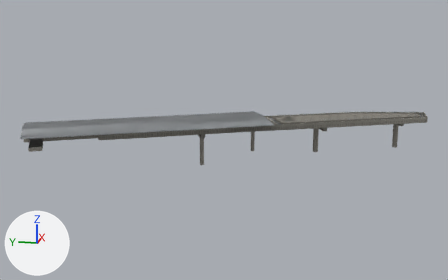
Renders of the glTF model sfo3d/data/buildings3d/lsu_airtrain_-6_-5.glb from each side of a commit.
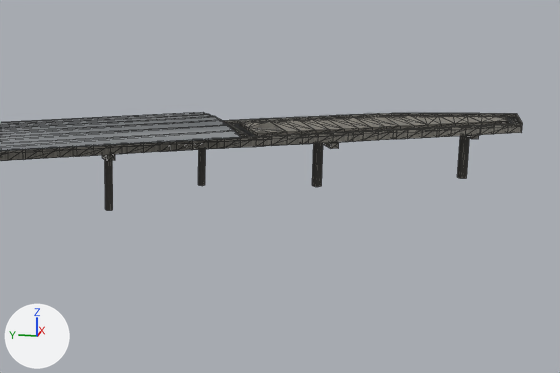
Each version is shown whole from a 50 mm lens placed at (-2450.9, 1717.4, 77.7), pointed at (-2191.7, 1769.3, 12.9), then close up on the part from 32% to 100% of the width and 18% to 91% of the height. The lights are fixed; the arrows at lower left show +X, +Y and +Z. The first two pictures are the older version. The close-ups show mesh edges as thin lines. Where no turn or scale is listed for an object, it has been applied to the vertices. Vertices at exactly the same position are counted once.

Names of what the first close-up shows: 'L0_airtrain_-6_-5_deck', 'L0_airtrain_-6_-5_piers', 'L0_airtrain_-6_-5_track', 'L1_airtrain_-6_-5_piers', 'L1_airtrain_-6_-5_track', 'L2_airtrain_-6_-5' and 1 more.
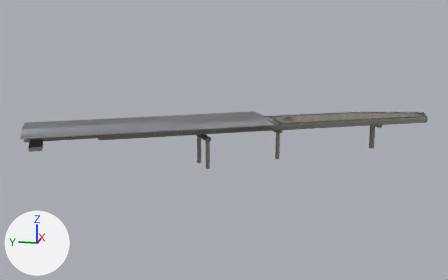
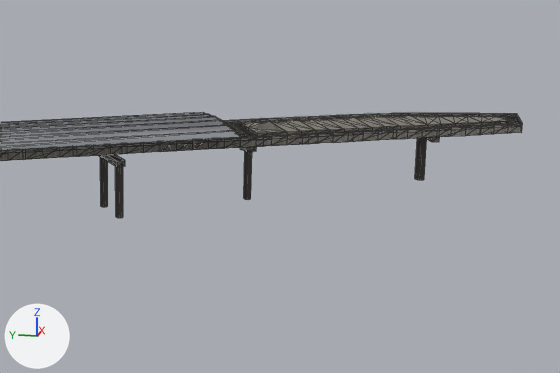
Patch to the scene script:
```diff
--- a/sfo3d/data/buildings3d/lsu_airtrain_-6_-5.glb.py
+++ b/sfo3d/data/buildings3d/lsu_airtrain_-6_-5.glb.py
@@ me_l0_airtrain__6__5_piers @@
-me_l0_airtrain__6__5_piers.from_pydata(...)  # 112 vertices, 120 faces; spans x -28.3..28.3, y -44.4..44.4, z 0.0..13.6
+me_l0_airtrain__6__5_piers.from_pydata(...)  # 104 vertices, 112 faces; spans x -29.9..29.9, y -40.1..40.1, z 0.0..13.6
+# me_l0_airtrain__6__5_piers part 1: the loose piece of 20 vertices spanning x -0.2..1.5, y 23.7..25.5, z 0.0..12.3 is moved by (-7.4, -18.8, 0.0)
+# me_l0_airtrain__6__5_piers part 2: the loose piece of 8 vertices spanning x -1.5..2.7, y 22.9..26.4, z 12.2..13.6 is turned 19.8 degrees about the z axis through its middle, then moved by (-7.4, -18.8, -0.1)
+# me_l0_airtrain__6__5_piers part 3: the loose piece of 20 vertices spanning x 20.5..22.8, y -42.6..-40.2, z 0.0..11.9 is moved by (-0.4, 5.2, 0.0)
+# me_l0_airtrain__6__5_piers part 4: the loose piece of 20 vertices spanning x -27.2..-25.5, y 41.7..43.5, z 0.0..12.3 is moved by (6.2, -4.0, 0.0)
+# me_l0_airtrain__6__5_piers part 5: the loose piece of 20 vertices spanning x 4.5..6.8, y -5.6..-3.2, z 0.0..12.1 is scaled about its middle by (0.75, 0.75, 1.02), then moved by (-33.9, 37.4, 0.1)
+# me_l0_airtrain__6__5_piers part 6: the loose piece of 8 vertices spanning x -28.3..-24.5, y 40.9..44.4, z 12.2..13.6 is deleted
+# me_l0_airtrain__6__5_piers part 7: the loose piece of 8 vertices spanning x -4.2..15.4, y -9.7..1.0, z 12.0..13.4 is deleted
+# me_l0_airtrain__6__5_piers part 8: the loose piece of 8 vertices spanning x 15.0..28.3, y -44.4..-38.4, z 11.9..13.2 is deleted
+# me_l0_airtrain__6__5_piers part 9: 8 vertices added at x 12.6..29.9, y -40.1..-32.2, z 11.9..13.3
+# me_l0_airtrain__6__5_piers part 10: 8 vertices added at x -29.9..-18.6, y 31.5..40.1, z 12.2..13.6
 me_l0_airtrain__6__5_piers.materials.append(mat_guideway)
@@ me_l1_airtrain__6__5_piers @@
-me_l1_airtrain__6__5_piers.from_pydata(...)  # 80 vertices, 88 faces; spans x -28.3..28.3, y -44.4..44.4, z 0.0..13.6
+me_l1_airtrain__6__5_piers.from_pydata(...)  # 72 vertices, 80 faces; spans x -29.9..29.9, y -40.1..40.1, z 0.0..13.6
+# me_l1_airtrain__6__5_piers part 11: the loose piece of 12 vertices spanning x -0.2..1.4, y 23.7..25.5, z 0.0..12.3 is moved by (-7.4, -18.8, 0.0)
+# me_l1_airtrain__6__5_piers part 12: the loose piece of 12 vertices spanning x 20.6..22.7, y -42.6..-40.2, z 0.0..11.9 is moved by (-0.4, 5.2, 0.0)
+# me_l1_airtrain__6__5_piers part 13: the loose piece of 12 vertices spanning x -27.2..-25.6, y 41.7..43.5, z 0.0..12.3 is moved by (6.2, -4.0, 0.0)
+# me_l1_airtrain__6__5_piers part 14: the loose piece of 12 vertices spanning x 4.6..6.7, y -5.6..-3.2, z 0.0..12.1 is scaled about its middle by (0.75, 0.75, 1.02), then moved by (-33.9, 37.4, 0.1)
+# other edits to the shape of me_l1_airtrain__6__5_piers do not show in these pictures
 me_l1_airtrain__6__5_piers.materials.append(mat_guideway)
@@ me_l2_airtrain__6__5 @@
-me_l2_airtrain__6__5.from_pydata(...)  # 295 vertices, 541 faces; spans x -51.0..51.0, y -85.0..85.0, z 0.0..20.0
+me_l2_airtrain__6__5.from_pydata(...)  # 303 vertices, 553 faces; spans x -51.0..51.0, y -85.0..85.0, z 0.0..20.0
+# me_l2_airtrain__6__5 part 15: the loose piece of 8 vertices spanning x 24.0..26.0, y -36.0..-33.0, z 0.0..12.0 is moved by (-38.0, 43.0, 0.0)
+# me_l2_airtrain__6__5 part 16: 8 vertices added at x -14.0..-3.0, y 7.0..16.0, z 12.0..14.0
+# other edits to the shape of me_l2_airtrain__6__5 do not show in these pictures
 me_l2_airtrain__6__5.materials.append(mat_guideway_deck_c)
@@ ob_l0_airtrain__6__5_piers @@
 ob_l0_airtrain__6__5_piers = bpy.data.objects.new('L0_airtrain_-6_-5_piers', me_l0_airtrain__6__5_piers)
-ob_l0_airtrain__6__5_piers.location = (-2171.4, 1735.2, 3.0)
+ob_l0_airtrain__6__5_piers.location = (-2175.0, 1741.0, 3.0)
@@ ob_l1_airtrain__6__5_piers @@
 ob_l1_airtrain__6__5_piers = bpy.data.objects.new('L1_airtrain_-6_-5_piers', me_l1_airtrain__6__5_piers)
-ob_l1_airtrain__6__5_piers.location = (-2171.4, 1735.2, 3.0)
+ob_l1_airtrain__6__5_piers.location = (-2175.0, 1741.0, 3.0)
```

Boxes (x1, y1, x2, y2) around the edits, measured in the close-ups (560 x 373 px; the box of a moved part takes in the faces that stretch with it):
'L2_airtrain_-6_-5', reshaped: before (0, 113, 523, 187); after (0, 113, 523, 207)
'L0_airtrain_-6_-5_piers', reshaped, moved (10% narrower, 8% taller): before (102, 135, 479, 210); after (100, 137, 440, 218)
'L1_airtrain_-6_-5_piers', reshaped, moved (10% narrower): before (106, 136, 468, 210); after (101, 138, 425, 213)
part 1 of me_l0_airtrain__6__5_piers, moved or reshaped: before (198, 149, 206, 186); after (244, 151, 252, 200)
part 2 of me_l0_airtrain__6__5_piers, moved or reshaped (not visible before): after (240, 147, 256, 152)
part 3 of me_l0_airtrain__6__5_piers, moved or reshaped: before (457, 136, 469, 178); after (415, 138, 427, 180)
part 4 of me_l0_airtrain__6__5_piers, moved or reshaped: before (105, 160, 113, 210); after (100, 157, 108, 207)
part 5 of me_l0_airtrain__6__5_piers, moved or reshaped: before (312, 143, 323, 187); after (116, 166, 123, 218)
part 6 of me_l0_airtrain__6__5_piers, deleted: before (102, 154, 115, 161)
part 7 of me_l0_airtrain__6__5_piers, deleted: before (322, 142, 339, 149)
part 8 of me_l0_airtrain__6__5_piers, deleted (mostly hidden): before (467, 135, 479, 139)
part 9 of me_l0_airtrain__6__5_piers, added: after (426, 137, 440, 142)
part 10 of me_l0_airtrain__6__5_piers, added: after (112, 155, 125, 167)
part 11 of me_l1_airtrain__6__5_piers, moved or reshaped: before (199, 149, 204, 185); after (245, 152, 250, 199)
part 12 of me_l1_airtrain__6__5_piers, moved or reshaped: before (460, 136, 468, 178); after (417, 138, 425, 180)
part 13 of me_l1_airtrain__6__5_piers, moved or reshaped: before (106, 176, 111, 210); after (101, 161, 106, 207)
part 14 of me_l1_airtrain__6__5_piers, moved or reshaped: before (314, 143, 321, 186); after (120, 167, 121, 213)
part 15 of me_l2_airtrain__6__5, moved or reshaped: before (316, 153, 318, 187); after (118, 167, 119, 195)
part 16 of me_l2_airtrain__6__5, added: after (98, 154, 124, 167)
